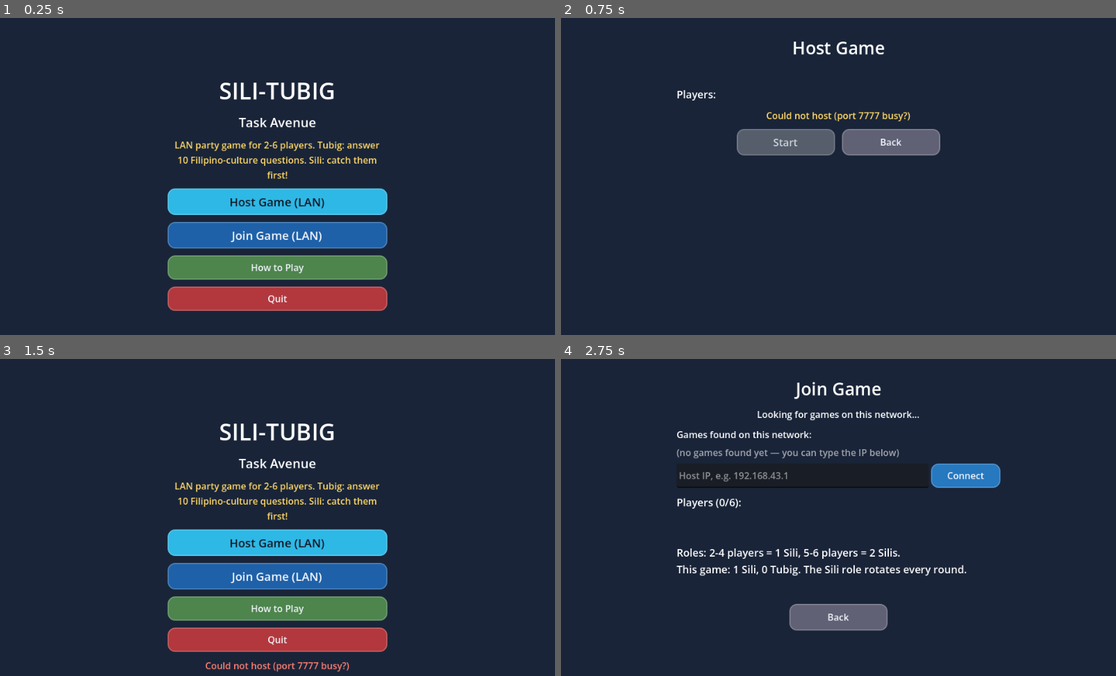
Above: before the commit, frames 1-4 (two rows, left to right).
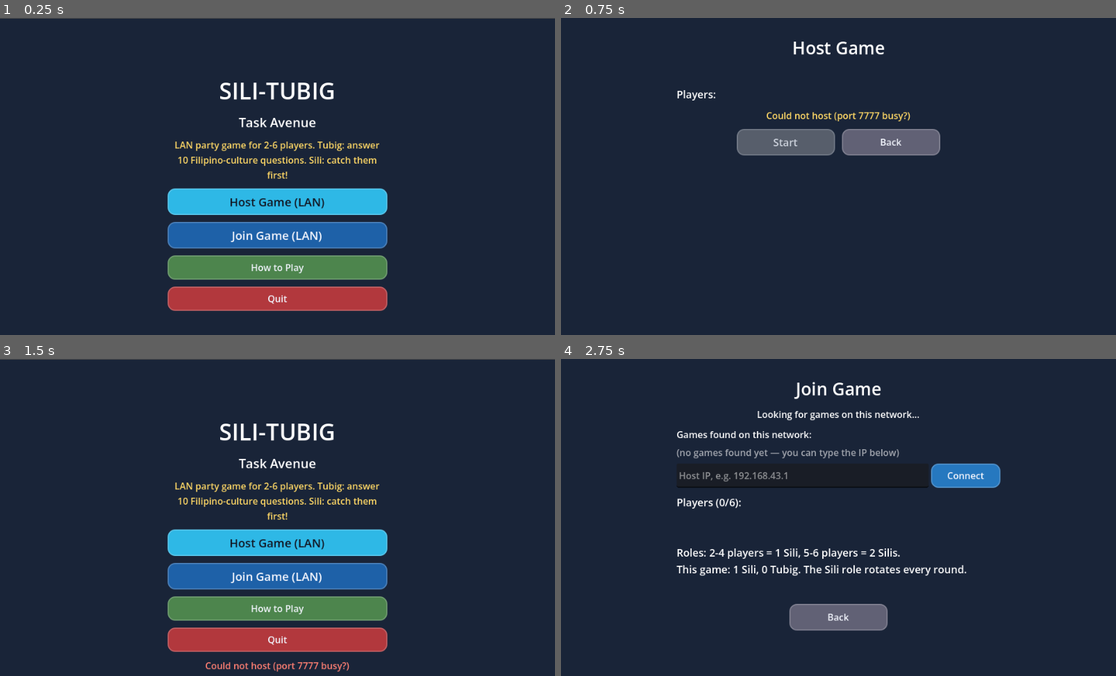
Above: after the commit, the same moments.

Repository: stfcrz11/CEREZO_SiliTubigClash_TaskAvenue
Game: Godot game, scene res://scenes/title_screen.tscn
Same seed, same stepped clock (60 frames per second), same inputs: the game is played once before the commit and once after it.
Inputs:
- Up to frame 1 (0.25 s): no input
- Up to frame 2 (0.75 s): click "Host Game (LAN)" at 0.5 s
- Up to frame 3 (1.5 s): click "Back" at 1.25 s
- Up to frame 4 (2.75 s): click "Join Game (LAN)" at 2 s

The runs differ from the first frame. In frame 1, 0.2% of the frame differs, in the area x 0-100%, y 0-1%; in frame 2, nothing differs; in frame 3, 0.2%; in frame 4, nothing differs.

Commit message:
Add how to play screen

Diff:
--- /dev/null
+++ b/scenes/how_to_play.tscn
@@ -0,0 +1,57 @@
+[gd_scene load_steps=2 format=3]
+
+[sub_resource type="StyleBoxFlat" id="StyleBox_h"]
+bg_color = Color(0.08, 0.1, 0.16, 1)
+border_width_left = 2
+border_width_top = 2
+border_width_right = 2
+border_width_bottom = 2
+border_color = Color(0.98, 0.82, 0.3, 1)
+corner_radius_top_left = 10
+corner_radius_top_right = 10
+corner_radius_bottom_right = 10
+corner_radius_bottom_left = 10
+
+[node name="HowToPanel" type="PanelContainer"]
+theme_override_styles/panel = SubResource("StyleBox_h")
+
+[node name="Margin" type="MarginContainer" parent="."]
+layout_mode = 2
+theme_override_constants/margin_left = 24
+theme_override_constants/margin_top = 18
+theme_override_constants/margin_right = 24
+theme_override_constants/margin_bottom = 18
+
+[node name="VBox" type="VBoxContainer" parent="Margin"]
+layout_mode = 2
+theme_override_constants/separation = 10
+
+[node name="Header" type="Label" parent="Margin/VBox"]
+layout_mode = 2
+theme_override_font_sizes/font_size = 24
+text = "How to Play"
+horizontal_alignment = 1
+
+[node name="Rules" type="Label" parent="Margin/VBox"]
+custom_minimum_size = Vector2(610, 0)
+layout_mode = 2
+size_flags_vertical = 3
+theme_override_font_sizes/font_size = 15
+text = "ROLES: 2-4 players = 1 Sili, 5-6 players = 2 Silis. Everyone else is Tubig. The Sili role rotates every round.
+
+TUBIG TEAM: answer 10 questions about Filipino culture correctly before the 3-minute timer ends.
+• Walk into a yellow ? scroll. Everyone freezes and sees the question; only the Tubig who picked it answers (click, tap, or 1-4). Help your teammate! Wrong = find another scroll.
+• When a Sili comes near you get a warning: \"SILI NEARBY!\" then \"RUN!\".
+• Caught Tubigs freeze. A teammate touches you to save you (1.5 s of safety + speed burst).
+
+SILI: touch Tubigs to freeze them. Freeze every Tubig, or survive until time runs out, to win.
+
+LAN: one player picks Host Game; the others pick Join Game on the same Wi-Fi or hotspot.
+CONTROLS: W A S D or arrow keys to move, Shift or Space to sprint, Esc to pause (host)."
+autowrap_mode = 3
+
+[node name="CloseButton" type="Button" parent="Margin/VBox"]
+custom_minimum_size = Vector2(160, 40)
+layout_mode = 2
+size_flags_horizontal = 4
+text = "Got it!"
--- a/scenes/title_screen.tscn
+++ b/scenes/title_screen.tscn
@@ -1,6 +1,6 @@
-[gd_scene load_steps=3 format=3]
+[gd_scene format=3 uid="uid://da5m6aypu7p61"]
 
-[ext_resource type="Script" path="res://scenes/title_screen.gd" id="1"]
+[ext_resource type="Script" uid="uid://dlt8wppvmuudg" path="res://scenes/title_screen.gd" id="1"]
 
 [sub_resource type="StyleBoxFlat" id="StyleBox_h"]
 bg_color = Color(0.08, 0.1, 0.16, 1)
@@ -14,7 +14,7 @@
 corner_radius_bottom_right = 10
 corner_radius_bottom_left = 10
 
-[node name="TitleScreen" type="Control"]
+[node name="TitleScreen" type="Control" unique_id=1495704812]
 layout_mode = 3
 anchors_preset = 15
 anchor_right = 1.0
@@ -23,16 +23,20 @@
 grow_vertical = 2
 script = ExtResource("1")
 
-[node name="Background" type="ColorRect" parent="."]
+[node name="Background" type="ColorRect" parent="." unique_id=372902622]
 layout_mode = 1
 anchors_preset = 15
 anchor_right = 1.0
 anchor_bottom = 1.0
+offset_left = -2.0
+offset_top = 1.0
+offset_right = 3.0
+offset_bottom = 1.0
 grow_horizontal = 2
 grow_vertical = 2
 color = Color(0.1, 0.14, 0.22, 1)
 
-[node name="Menu" type="VBoxContainer" parent="."]
+[node name="Menu" type="VBoxContainer" parent="." unique_id=1753594153]
 layout_mode = 1
 anchors_preset = 8
 anchor_left = 0.5
@@ -48,55 +52,55 @@
 theme_override_constants/separation = 12
 alignment = 1
 
-[node name="TitleLabel" type="Label" parent="Menu"]
+[node name="TitleLabel" type="Label" parent="Menu" unique_id=713651452]
 layout_mode = 2
 theme_override_font_sizes/font_size = 40
 text = "SILI-TUBIG"
 horizontal_alignment = 1
 
-[node name="SubLabel" type="Label" parent="Menu"]
+[node name="SubLabel" type="Label" parent="Menu" unique_id=979530777]
 layout_mode = 2
 theme_override_font_sizes/font_size = 22
 text = "Task Avenue"
 horizontal_alignment = 1
 
-[node name="TaglineLabel" type="Label" parent="Menu"]
+[node name="TaglineLabel" type="Label" parent="Menu" unique_id=202387574]
+modulate = Color(1, 0.85, 0.4, 1)
 layout_mode = 2
-modulate = Color(1, 0.85, 0.4, 1)
 text = "LAN party game for 2-6 players. Tubig: answer 10 Filipino-culture questions. Sili: catch them first!"
 horizontal_alignment = 1
 autowrap_mode = 3
 
-[node name="HostButton" type="Button" parent="Menu"]
+[node name="HostButton" type="Button" parent="Menu" unique_id=204025598]
 custom_minimum_size = Vector2(0, 46)
 layout_mode = 2
 theme_override_font_sizes/font_size = 20
 text = "Host Game (LAN)"
 
-[node name="JoinButton" type="Button" parent="Menu"]
+[node name="JoinButton" type="Button" parent="Menu" unique_id=2052278970]
 custom_minimum_size = Vector2(0, 46)
 layout_mode = 2
 theme_override_font_sizes/font_size = 20
 text = "Join Game (LAN)"
 
-[node name="HowToButton" type="Button" parent="Menu"]
+[node name="HowToButton" type="Button" parent="Menu" unique_id=1764769969]
 custom_minimum_size = Vector2(0, 40)
 layout_mode = 2
 text = "How to Play"
 
-[node name="QuitButton" type="Button" parent="Menu"]
+[node name="QuitButton" type="Button" parent="Menu" unique_id=1136458977]
 custom_minimum_size = Vector2(0, 40)
 layout_mode = 2
 text = "Quit"
 
-[node name="ErrorLabel" type="Label" parent="Menu"]
+[node name="ErrorLabel" type="Label" parent="Menu" unique_id=1732405883]
+modulate = Color(1, 0.5, 0.45, 1)
 layout_mode = 2
-modulate = Color(1, 0.5, 0.45, 1)
 horizontal_alignment = 1
 autowrap_mode = 3
 
-[node name="HowToPanel" type="PanelContainer" parent="."]
-theme_override_styles/panel = SubResource("StyleBox_h")
+[node name="HowToPanel" type="PanelContainer" parent="." unique_id=1320589783]
+visible = false
 layout_mode = 1
 anchors_preset = 8
 anchor_left = 0.5
@@ -109,25 +113,26 @@
 offset_bottom = 250.0
 grow_horizontal = 2
 grow_vertical = 2
+theme_override_styles/panel = SubResource("StyleBox_h")
 
-[node name="Margin" type="MarginContainer" parent="HowToPanel"]
+[node name="Margin" type="MarginContainer" parent="HowToPanel" unique_id=398978775]
 layout_mode = 2
 theme_override_constants/margin_left = 24
 theme_override_constants/margin_top = 18
 theme_override_constants/margin_right = 24
 theme_override_constants/margin_bottom = 18
 
-[node name="VBox" type="VBoxContainer" parent="HowToPanel/Margin"]
+[node name="VBox" type="VBoxContainer" parent="HowToPanel/Margin" unique_id=949862973]
 layout_mode = 2
 theme_override_constants/separation = 10
 
-[node name="Header" type="Label" parent="HowToPanel/Margin/VBox"]
+[node name="Header" type="Label" parent="HowToPanel/Margin/VBox" unique_id=9937575]
 layout_mode = 2
 theme_override_font_sizes/font_size = 24
 text = "How to Play"
 horizontal_alignment = 1
 
-[node name="Rules" type="Label" parent="HowToPanel/Margin/VBox"]
+[node name="Rules" type="Label" parent="HowToPanel/Margin/VBox" unique_id=1084084316]
 custom_minimum_size = Vector2(610, 0)
 layout_mode = 2
 size_flags_vertical = 3
@@ -145,7 +150,7 @@
 CONTROLS: W A S D or arrow keys to move, Shift or Space to sprint, Esc to pause (host)."
 autowrap_mode = 3
 
-[node name="CloseButton" type="Button" parent="HowToPanel/Margin/VBox"]
+[node name="CloseButton" type="Button" parent="HowToPanel/Margin/VBox" unique_id=620605177]
 custom_minimum_size = Vector2(160, 40)
 layout_mode = 2
 size_flags_horizontal = 4
Not shown, added: scenes/ui_button_style.gd.uid
